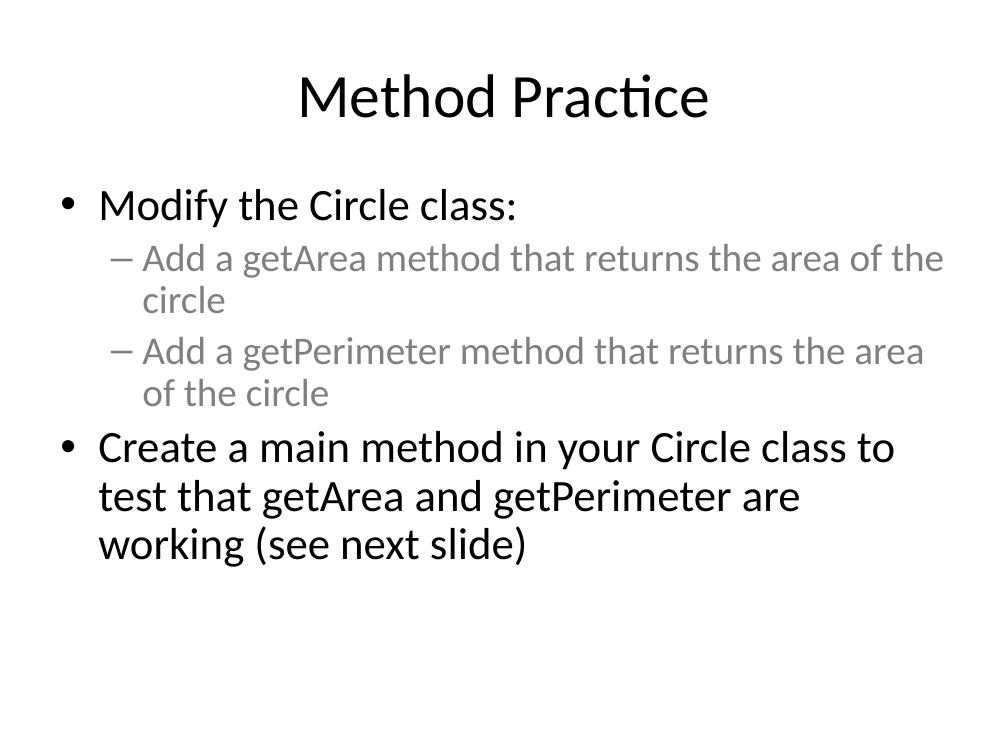
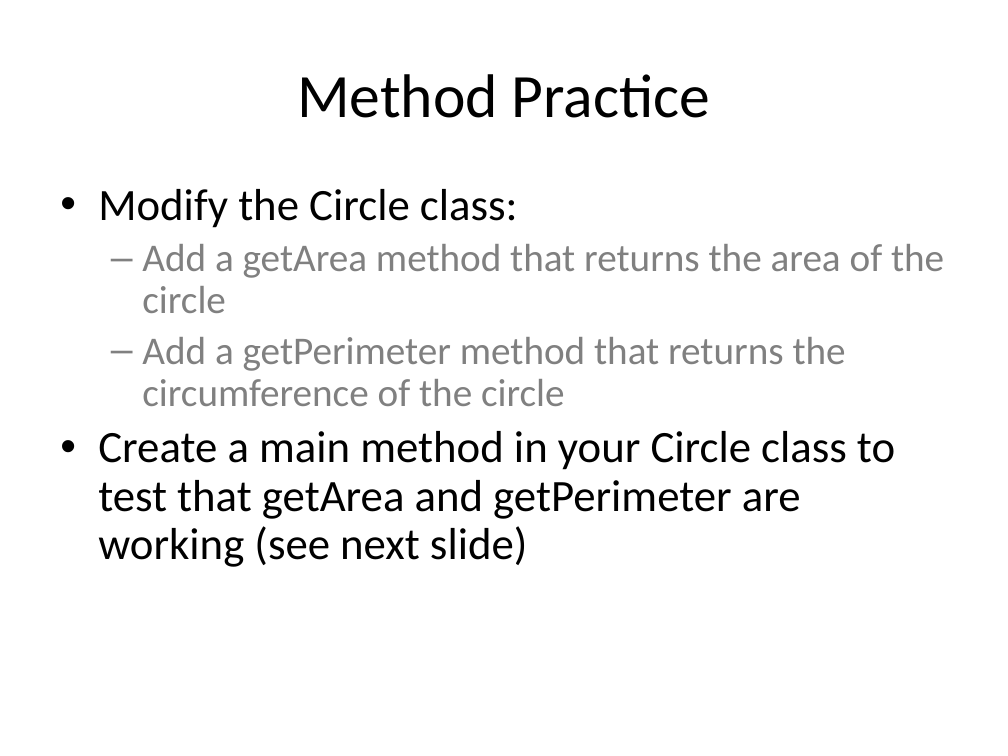
Before and after one commit to emhill/151-S15, a slide deck: slide 20 of src/morea/materials/04-UsingClasses.pptx. Drawn at 1008x756 pixels with LibreOffice and Linux fonts; fonts in the diff are those of the drawing. Boxes give left, top, right and bottom in pixels: in the first picture for what was removed or moved away, otherwise in the second. Text is boxed around its words. In the diff, an @@ line names an element or a change of style, - is before the commit and + after.

```diff
--- a/src/morea/materials/04-UsingClasses.pptx
+++ b/src/morea/materials/04-UsingClasses.pptx
@@ text at [142, 337, 846, 406]: text changed @@
-  – Add a getPerimeter method that returns the area of the circle
+  – Add a getPerimeter method that returns the circumference of the circle
```
Also in this commit, not shown: 3 other slides changed, 6 other files.
